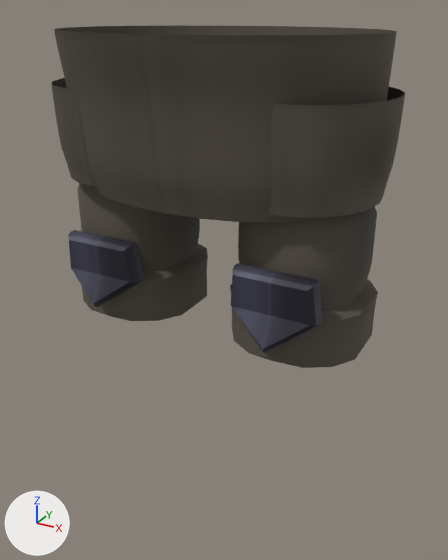
The glTF model src/assets/models/wardrobe/classes/modular/traje_guerrero_violeta_legs.glb as it was, and as the next commit left it.
The view is the same before and after, from a 50 mm camera at (0.522, -0.926, 0.767) aimed at (0.031, -0.032, 0.32). The lights are fixed; the arrows at lower left show +X, +Y and +Z. The picture after the commit comes second.

The older version as bpy lines, for what is in view:
```python
me_suit_foundation = bpy.data.meshes.new('suit-foundation')
me_suit_foundation.from_pydata(...)  # 336 vertices, 616 faces; spans x -0.28..0.28, y -0.213..0.213, z 0.475..0.735
me_suit_foundation.materials.append(mat_trousers)
me_suit_trousers_l = bpy.data.meshes.new('suit-trousers-l')
me_suit_trousers_l.from_pydata(...)  # 296 vertices, 492 faces; spans x 0.034..0.302, y -0.158..0.151, z 0.235..0.65
# faces by material slot: [436, 56]
me_suit_trousers_l.materials.append(mat_trousers)
me_suit_trousers_l.materials.append(mat_plate)
me_suit_trousers_r = bpy.data.meshes.new('suit-trousers-r')
me_suit_trousers_r.from_pydata(...)  # 296 vertices, 492 faces; spans x -0.302..-0.034, y -0.158..0.151, z 0.235..0.65
# faces by material slot: [436, 56]
me_suit_trousers_r.materials.append(mat_trousers)
me_suit_trousers_r.materials.append(mat_plate)
ob_suit_foundation = bpy.data.objects.new('suit-foundation', me_suit_foundation)
ob_suit_foundation.location = (0.0, 0.0, 0.0)
ob_suit_trousers_l = bpy.data.objects.new('suit-trousers-l', me_suit_trousers_l)
ob_suit_trousers_l.location = (0.0, 0.0, 0.0)
ob_suit_trousers_r = bpy.data.objects.new('suit-trousers-r', me_suit_trousers_r)
ob_suit_trousers_r.location = (0.0, 0.0, 0.0)
```
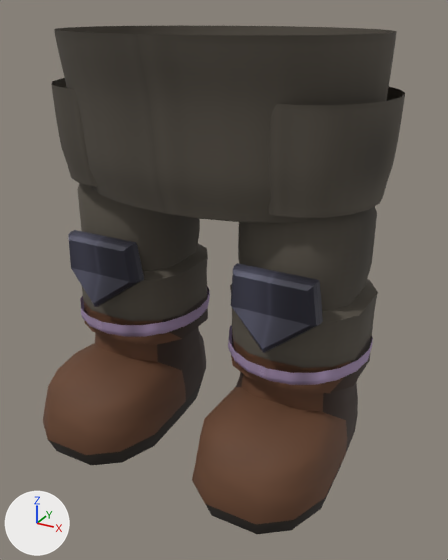
Diff of the bpy script that builds the scene:
```diff
--- a/src/assets/models/wardrobe/classes/modular/traje_guerrero_violeta_legs.glb.py
+++ b/src/assets/models/wardrobe/classes/modular/traje_guerrero_violeta_legs.glb.py
@@ mat_tunictrim @@
+mat_tunictrim = bpy.data.materials.new('tunicTrim')
+# colours: greyish purple #b9a1c8
+# uses the picture img_tunic_surface
+# uses the picture img_tunictrim_painted_atlas
+# uses the picture img_tunictrim_seams_and_folds
@@ mat_darkleather @@
+mat_darkleather = bpy.data.materials.new('darkLeather')
+# colours: brown #422e24
+# uses the picture img_leather_painted_atlas
+# uses the picture img_leather_seams_and_folds
+# uses the picture img_leather_surface
@@ mat_sole @@
+mat_sole = bpy.data.materials.new('sole')
+# colours: brown #302821
+# uses the picture img_leather_painted_atlas
+# uses the picture img_leather_seams_and_folds
+# uses the picture img_leather_surface
@@ mat_leather @@
+mat_leather = bpy.data.materials.new('leather')
+# colours: brown #754d33
+# uses the picture img_leather_painted_atlas
+# uses the picture img_leather_seams_and_folds
+# uses the picture img_leather_surface
@@ ob_suit_boot_trim_r @@
+ob_suit_boot_trim_r = bpy.data.objects.new('suit-boot-trim-r', me_suit_boot_trim_r)  # 100 vertices, 160 faces; spans x -0.295..-0.041, y -0.139..0.139, z 0.205..0.234
+ob_suit_boot_trim_r.location = (0.0, 0.0, 0.0)
@@ ob_medieval_leg_r @@
+ob_medieval_leg_r = bpy.data.objects.new('medieval-leg-r', me_medieval_leg_r)  # 149 vertices, 268 faces; spans x -0.288..-0.049, y -0.264..0.131, z 0.0..0.235
+ob_medieval_leg_r.location = (0.0, 0.0, 0.0)
@@ ob_suit_boot_trim_l @@
+ob_suit_boot_trim_l = bpy.data.objects.new('suit-boot-trim-l', me_suit_boot_trim_l)  # 100 vertices, 160 faces; spans x 0.041..0.295, y -0.139..0.139, z 0.205..0.234
+ob_suit_boot_trim_l.location = (0.0, 0.0, 0.0)
@@ ob_medieval_leg_l @@
+ob_medieval_leg_l = bpy.data.objects.new('medieval-leg-l', me_medieval_leg_l)  # 149 vertices, 268 faces; spans x 0.049..0.288, y -0.264..0.131, z 0.0..0.235
+ob_medieval_leg_l.location = (0.0, 0.0, 0.0)
```

Boxes [x1, y1, x2, y2] around the edits, measured in the pictures (448 x 560 px):
'medieval-leg-l', added (brown): after [192, 332, 372, 534]
    faces in mat_leather: [192, 338, 351, 524]
    faces in mat_darkleather: [232, 332, 372, 452]
    faces in mat_sole: [200, 459, 344, 534]
'medieval-leg-r', added (brown): after [43, 297, 208, 466]
    faces in mat_leather: [43, 302, 186, 455]
    faces in mat_darkleather: [157, 297, 208, 401]
    faces in mat_sole: [48, 384, 201, 466]
'suit-boot-trim-l', added (purple): after [228, 325, 373, 385]
'suit-boot-trim-r', added (purple): after [80, 286, 210, 337]
